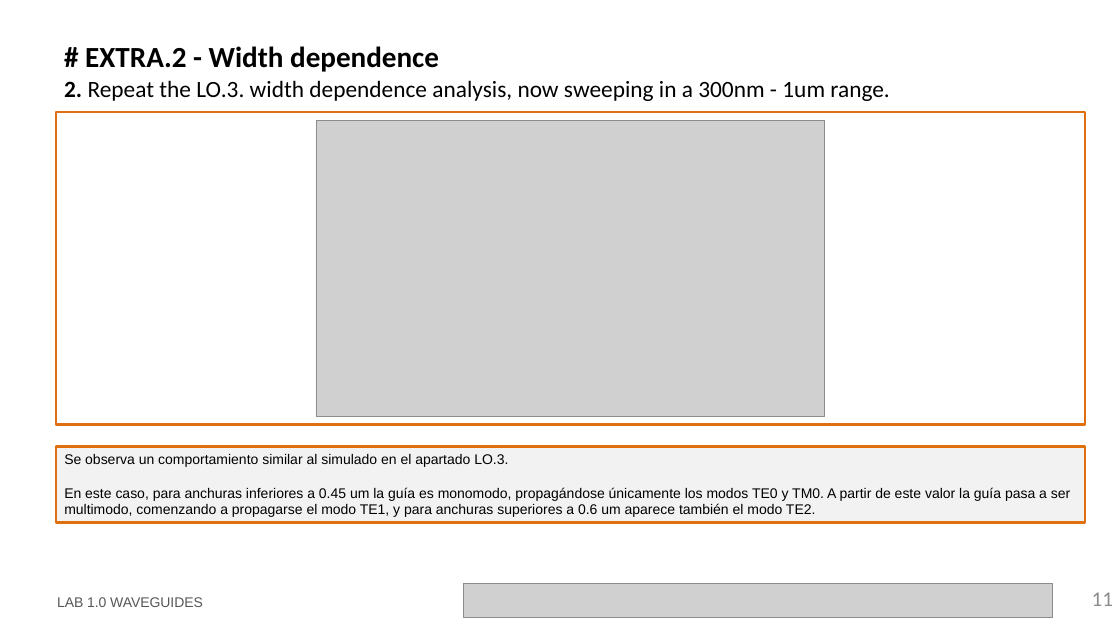
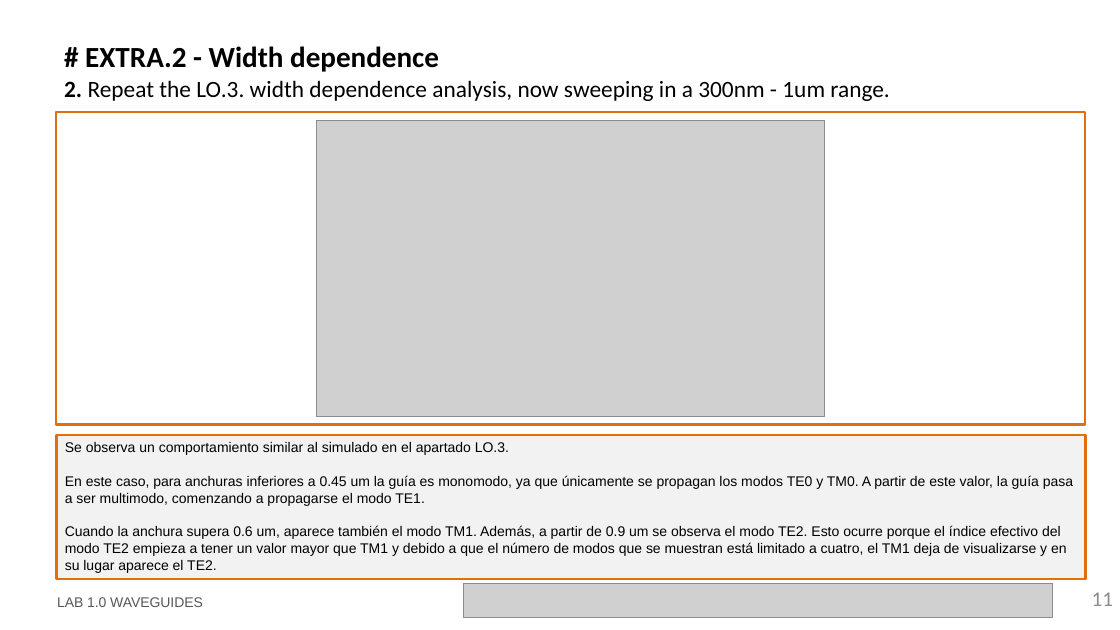
Before and after one commit to jllanoh/cifoin-lab1, a slide deck: slide 11 of LabBook_10.pptx. Drawn at 1120x630 pixels with LibreOffice and Linux fonts; fonts in the diff are those of the drawing; grey boxes stand for pictures; background and template pictures are left out. Boxes give left, top, right and bottom in pixels: in the first picture for what was removed or moved away, otherwise in the second. Text is boxed around its words. In the diff, an @@ line names an element or a change of style, - is before the commit and + after.

```diff
--- a/LabBook_10.pptx
+++ b/LabBook_10.pptx
@@ rectangle "Se observa un comportamiento similar ...": place and size @@
-rectangle "Se observa un comportamiento similar ..." at (56,447,1086,523)
+rectangle "Se observa un comportamiento similar ..." at (56,435,1086,580)
@@ text in rectangle at (65,475,1073,573): text changed @@
-En este caso, para anchuras inferiores a 0.45 um la guía es monomodo, propagándose únicamente los modos TE0 y TM0. A partir de este valor la guía pasa a ser multimodo, comenzando a propagarse el modo TE1, y para anchuras superiores a 0.6 um aparece también el modo TE2.
+En este caso, para anchuras inferiores a 0.45 um la guía es monomodo, ya que únicamente se propagan los modos TE0 y TM0. A partir de este valor, la guía pasa a ser multimodo, comenzando a propagarse el modo TE1.
+Cuando la anchura supera 0.6 um, aparece también el modo TM1. Además, a partir de 0.9 um se observa el modo TE2. Esto ocurre porque el índice efectivo del modo TE2 empieza a tener un valor mayor que TM1 y debido a que el número de modos que se muestran está limitado a cuatro, el TM1 deja de visualizarse y en su lugar aparece el TE2.
```
Also in this commit, not shown: 1 other file.
